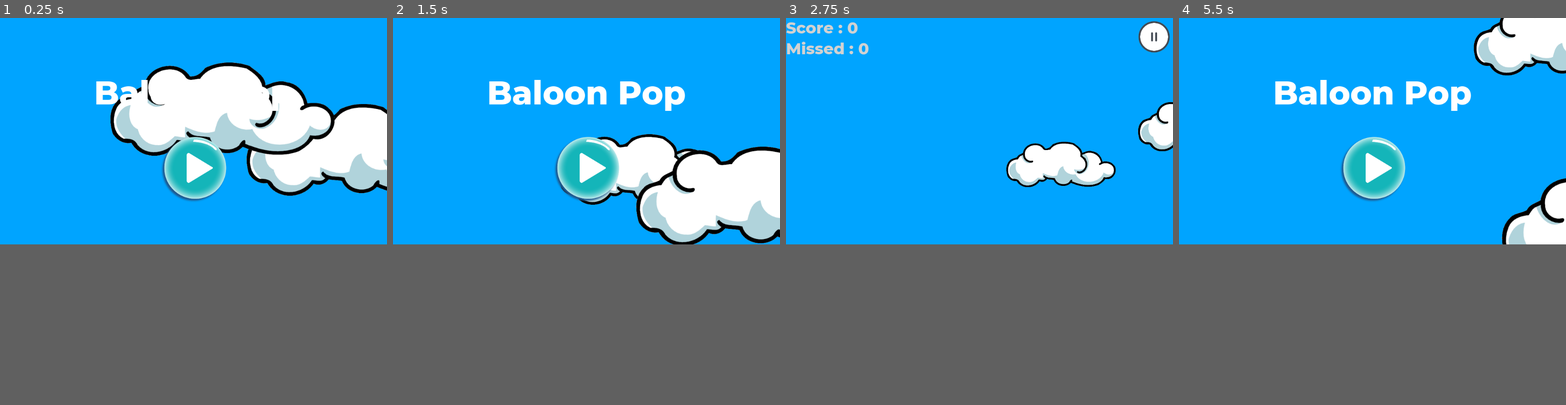
Above: before the commit, frames 1-4 (left to right).
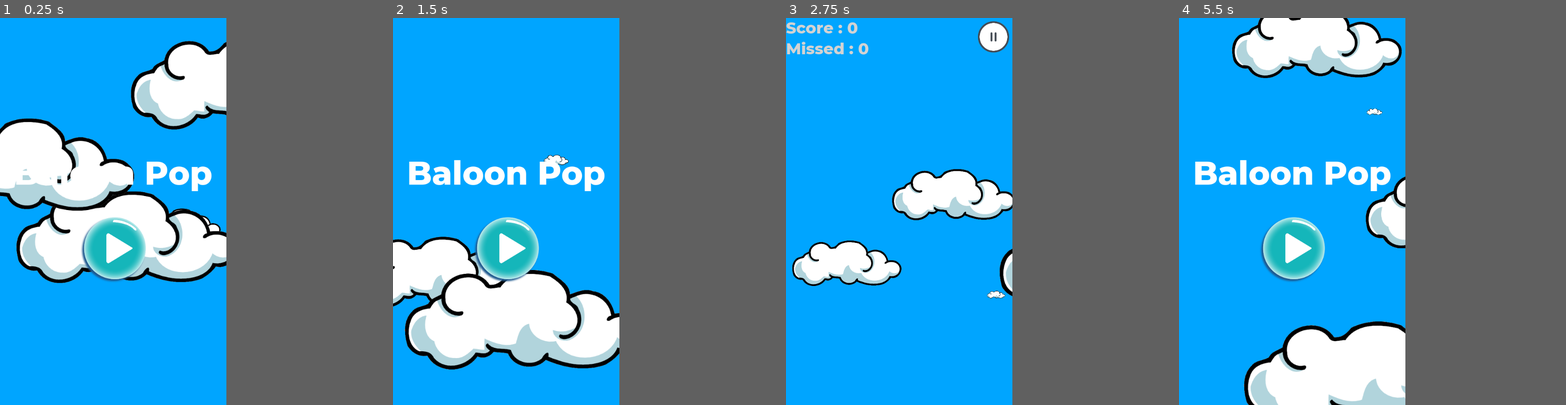
Above: after the commit, the same moments.

Repository: renosyah/ballon-pop
Game: Godot game, scene res://asset/menu/menu.tscn
The game is run twice, just before and just after one commit, with the same random seed, the same clock (stepped at 60 frames per second) and the same inputs. Sound files missing from this copy of the repository are replaced by a short silence.
Inputs (mouse positions are in pixels of both pictures, inside the frame that each line leads up to; where the layout moved, square brackets give the same spot in the first picture):
- Up to frame 1 (0.25 s): no input
- Up to frame 2 (1.5 s): click (586, 153) [586, 168] at 0.5 s; click (749, 29) [760, 37] at 1.25 s
- Up to frame 3 (2.75 s): click (979, 153) [979, 168] at 2 s
- Up to frame 4 (5.5 s): click (1535, 29) [1546, 37] at 2.75 s; click (1372, 153) [1372, 168] at 3.5 s; click (1535, 29) [1546, 37] at 4.25 s; move the mouse to (1457, 118) at 5.02 s; press the mouse at (1457, 118) at 5.03 s
The window is 800x468 before the commit and 468x800 after it. Grey fills any space a smaller window leaves; there, only what the larger window draws over its background counts as a difference.

The runs differ from the first frame. In frame 1, 33% of the frame differs, in the area x 0-100%, y 5-69%; in frame 2, 30%; in frame 3, 10%; in frame 4, 26%.

Commit message:
update git

Diff:
--- a/asset/game/game.gd
+++ b/asset/game/game.gd
@@ -75,7 +75,7 @@
 	var x = _spawn_position.rect_global_position.x
 	var y = _spawn_position.rect_global_position.y
 	var x_size = _spawn_position.rect_size.x
-	x = _rng.randf_range(x + 250 , x + x_size - 250)
+	x = _rng.randf_range(x + 150 , x + x_size -150)
 	return Vector2(x,y)
 
 func get_random_y():
--- a/asset/menu/menu.tscn
+++ b/asset/menu/menu.tscn
@@ -40,9 +40,9 @@
 }
 
 [node name="Label" type="Label" parent="VBoxContainer"]
-margin_top = 98.0
-margin_right = 1024.0
-margin_bottom = 298.0
+margin_top = 310.0
+margin_right = 600.0
+margin_bottom = 510.0
 rect_min_size = Vector2( 200, 200 )
 size_flags_horizontal = 7
 custom_fonts/font = ExtResource( 4 )
@@ -54,10 +54,10 @@
 }
 
 [node name="TextureButton" type="TextureButton" parent="VBoxContainer"]
-margin_left = 412.0
-margin_top = 302.0
-margin_right = 612.0
-margin_bottom = 502.0
+margin_left = 200.0
+margin_top = 514.0
+margin_right = 400.0
+margin_bottom = 714.0
 rect_min_size = Vector2( 200, 200 )
 size_flags_horizontal = 4
 texture_normal = ExtResource( 3 )
--- a/project.godot
+++ b/project.godot
@@ -19,6 +19,12 @@
 run/main_scene="res://asset/menu/menu.tscn"
 config/icon="res://icon.png"
 
+[display]
+
+window/size/width=600
+window/size/height=1024
+window/handheld/orientation="portrait"
+
 [input]
 
 left_click={
@@ -29,4 +35,6 @@
 
 [rendering]
 
+quality/driver/driver_name="GLES2"
+vram_compression/import_etc=true
 environment/default_environment="res://default_env.tres"
